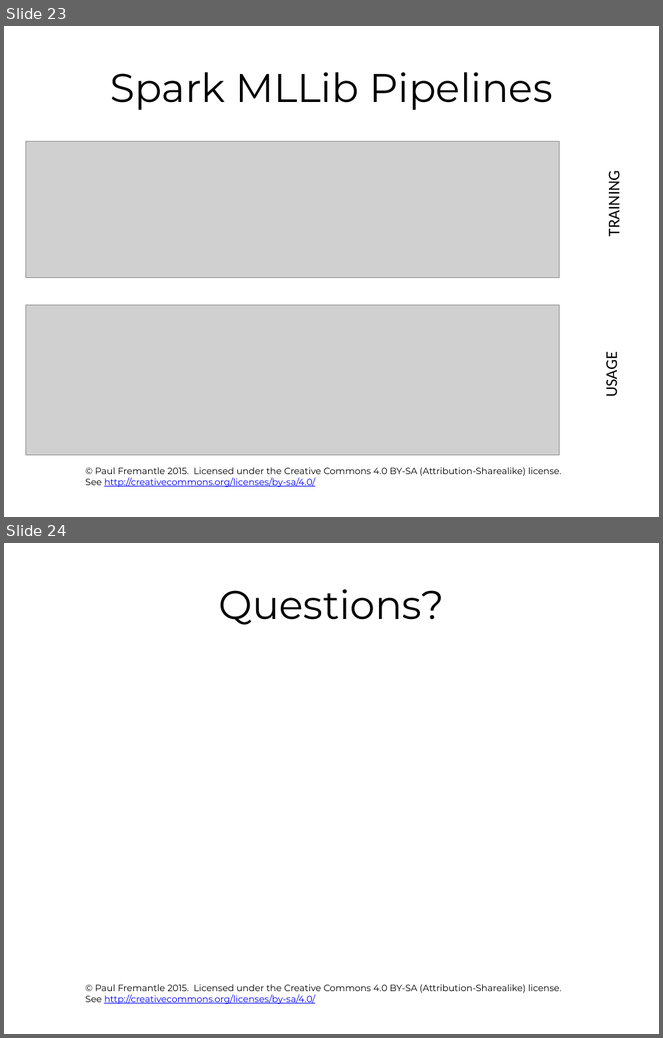
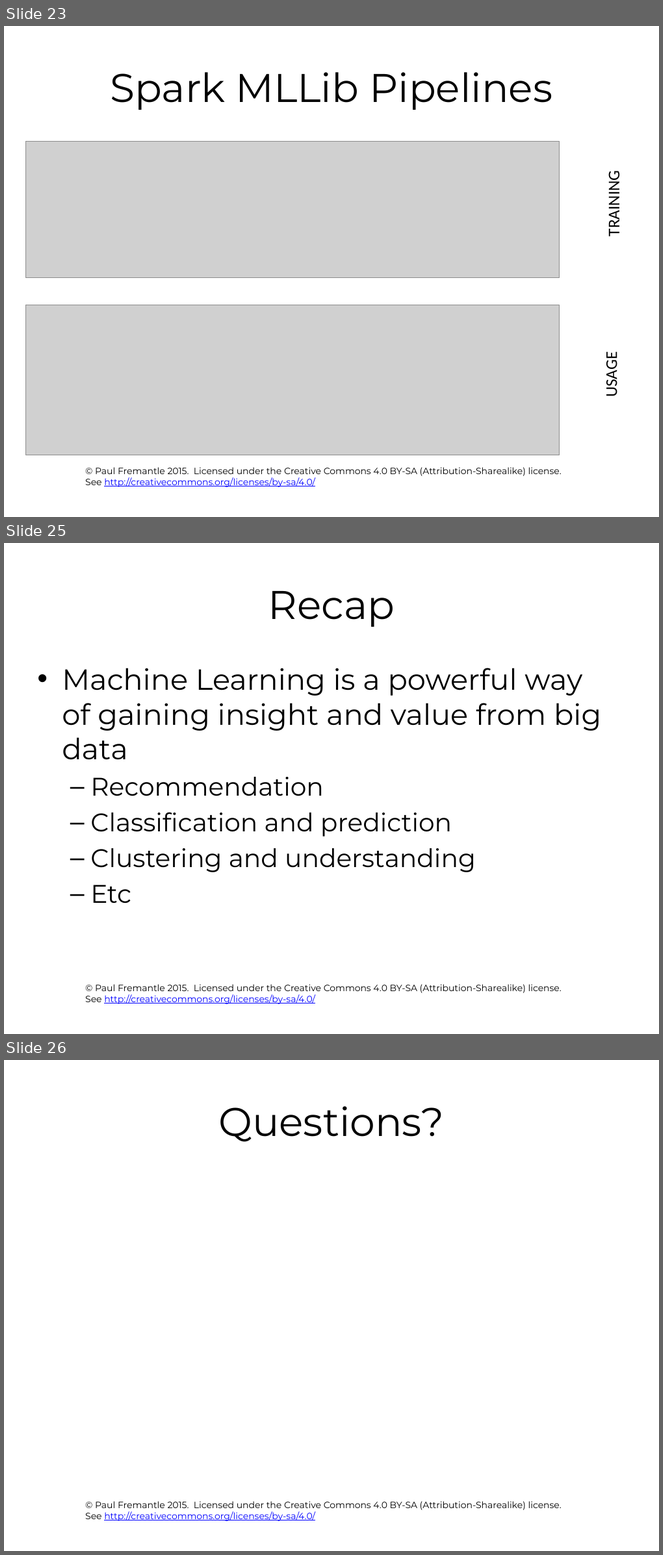
Before and after one commit to pzfreo/ox-clo, a slide deck: pres-source/12-machine-learning.pptx. Shown one above the other, each under a label of ours: slides 23 and 24 before the commit, slides 23, 25 and 26 after it; the slides between them are not shown. The pictures are 663x1038 and 663x1555 pixels, drawn with LibreOffice and Linux fonts; fonts in the diff are those of the drawing; grey boxes stand for pictures; background and template pictures are left out. Boxes give left, top, right and bottom in pixels: in the first picture for what was removed or moved away, otherwise in the second. Text is boxed around its words. In the diff, an @@ line names an element or a change of style, - is before the commit and + after.

```diff
--- a/pres-source/12-machine-learning.pptx
+++ b/pres-source/12-machine-learning.pptx
@@ slide 25 added at bbox=[4, 543, 659, 1034], background #FFFFFF; not listed: 1 template element that a slide beside it also shows @@
@@ title added at bbox=[269, 591, 395, 627], 44 pt, text #000000 @@
+Recap
@@ text added at bbox=[62, 668, 601, 904], 28 pt, text #000000 @@
+• Machine Learning is a powerful way of gaining insight and value from big data
+  – Recommendation
+  – Classification and prediction
+  – Clustering and understanding
+  – Etc
@@ what was slide 24 is now slide 26 @@
```
Also in this commit, not shown: 1 other slide added, 6 other files.
